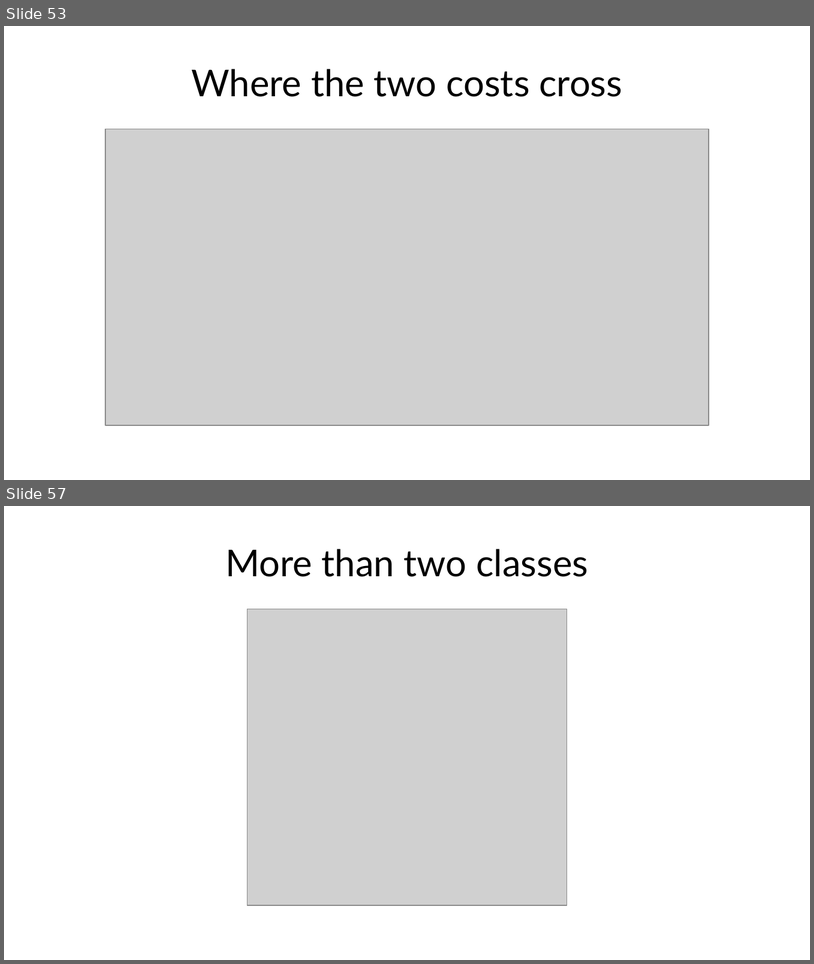
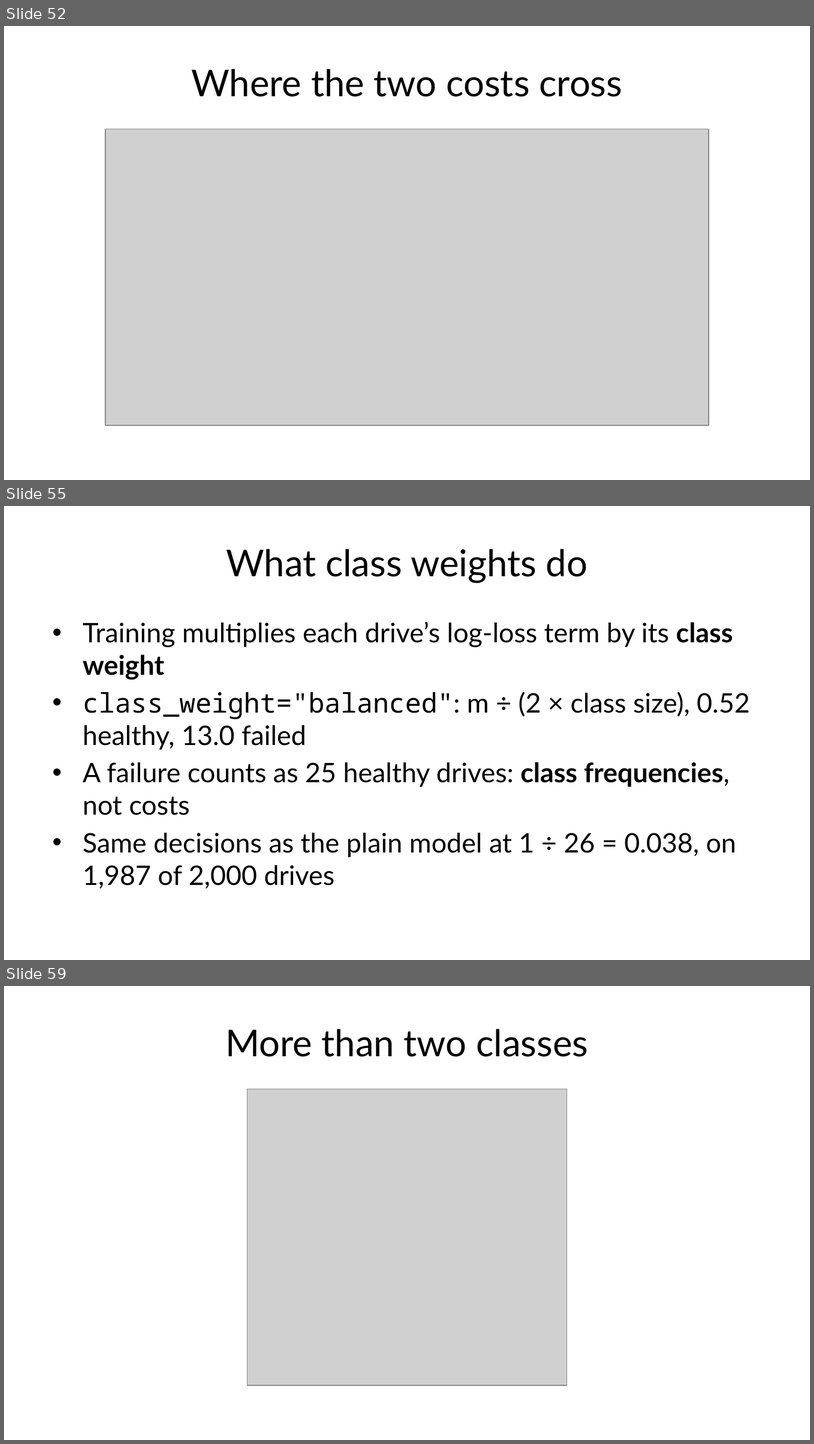
Before and after one commit to fabioantonini/technologies-for-artificial-intelligence, a slide deck: Lessons/04_classification_and_metrics/Slides/classification_and_metrics_slides.pptx. Shown one above the other, each under a label of ours: slides 53 and 57 before the commit, slides 52, 55 and 59 after it; the slides between them are not shown. The pictures are 814x964 and 814x1444 pixels, drawn with LibreOffice and Linux fonts; fonts in the diff are those of the drawing; grey boxes stand for pictures; background and template pictures are left out. Boxes give left, top, right and bottom in pixels: in the first picture for what was removed or moved away, otherwise in the second. Text is boxed around its words. In the diff, an @@ line names an element or a change of style, - is before the commit and + after.

```diff
--- a/Lessons/04_classification_and_metrics/Slides/classification_and_metrics_slides.pptx
+++ b/Lessons/04_classification_and_metrics/Slides/classification_and_metrics_slides.pptx
@@ slide 55 added at bbox=[4, 506, 810, 960], background #FFFFFF @@
@@ title added at bbox=[226, 549, 588, 583], 33 pt, text #1A1A1A @@
+What class weights do
@@ text added at bbox=[83, 622, 750, 888], 24 pt, text #1A1A1A @@
+• Training multiplies each drive’s log-loss term by its class weight
+• class_weight="balanced": m ÷ (2 × class size), 0.52 healthy, 13.0 failed
+• A failure counts as 25 healthy drives: class frequencies, not costs
+• Same decisions as the plain model at 1 ÷ 26 = 0.038, on 1,987 of 2,000 drives
@@ what was slide 53 is now slide 52 @@
@@ what was slide 57 is now slide 59 @@
```
Also in this commit, not shown: 5 slides changed, 2 other slides added, 1 slide removed, 19 other files.
